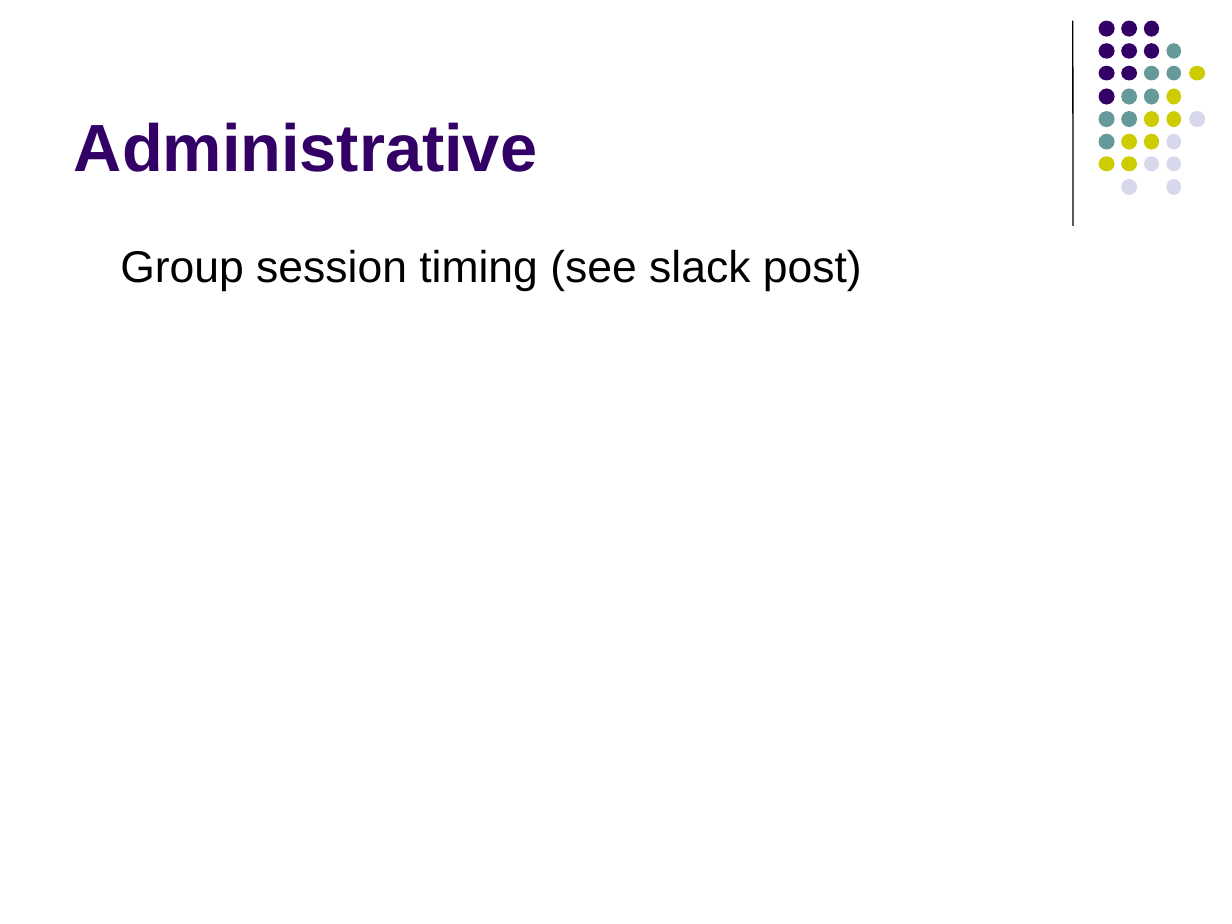
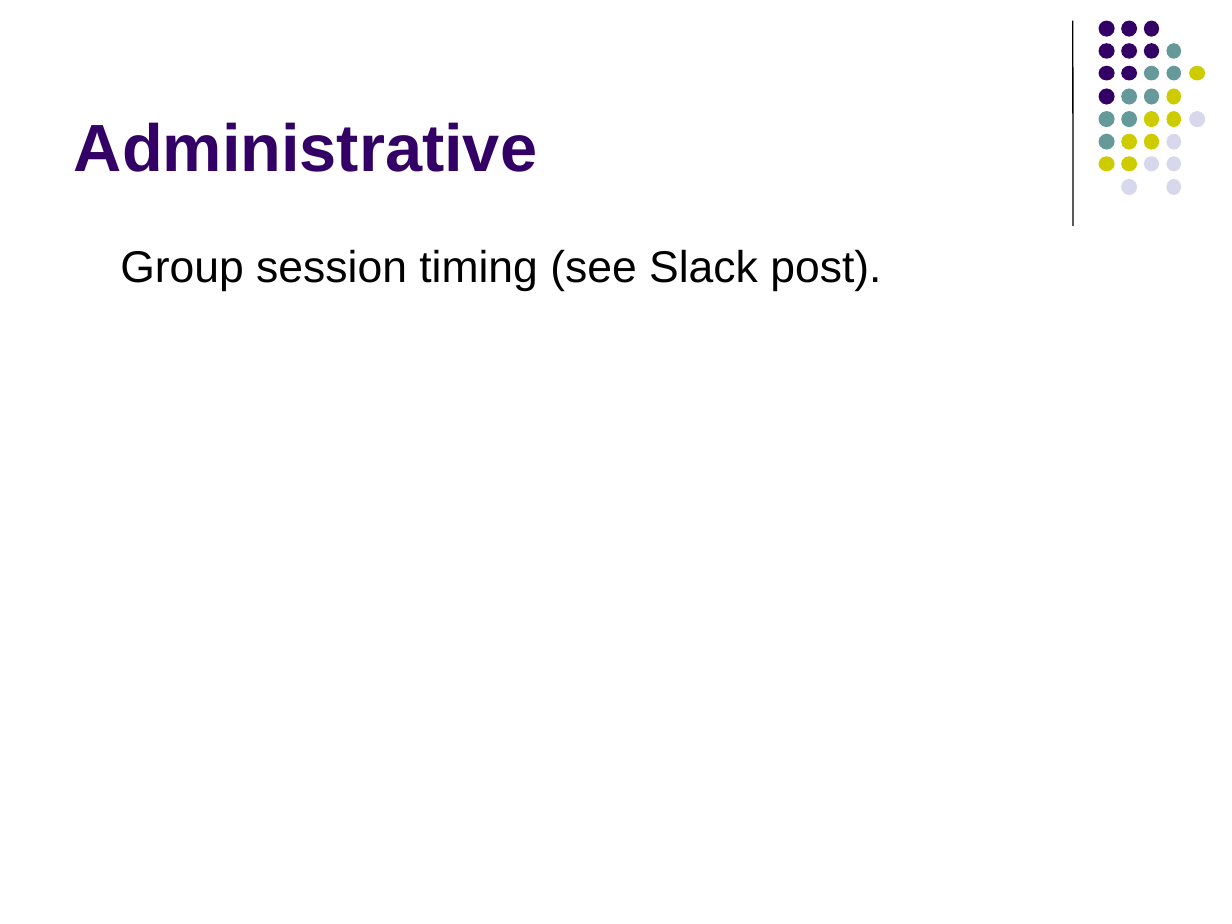
Before and after one commit to Collins-kariuk/Algorithms, a slide deck: slide 2 of Lectures/Lecture 06_Order Statistics.pptx. Drawn at 1232x924 pixels with LibreOffice and Linux fonts; fonts in the diff are those of the drawing. Boxes give left, top, right and bottom in pixels: in the first picture for what was removed or moved away, otherwise in the second. Text is boxed around its words. In the diff, an @@ line names an element or a change of style, - is before the commit and + after.

```diff
--- a/Lectures/Lecture 06_Order Statistics.pptx
+++ b/Lectures/Lecture 06_Order Statistics.pptx
@@ text at (120,249,881,291): text changed @@
-  Group session timing (see slack post)
+  Group session timing (see Slack post).
```
Also in this commit, not shown: 8 other slides changed.
